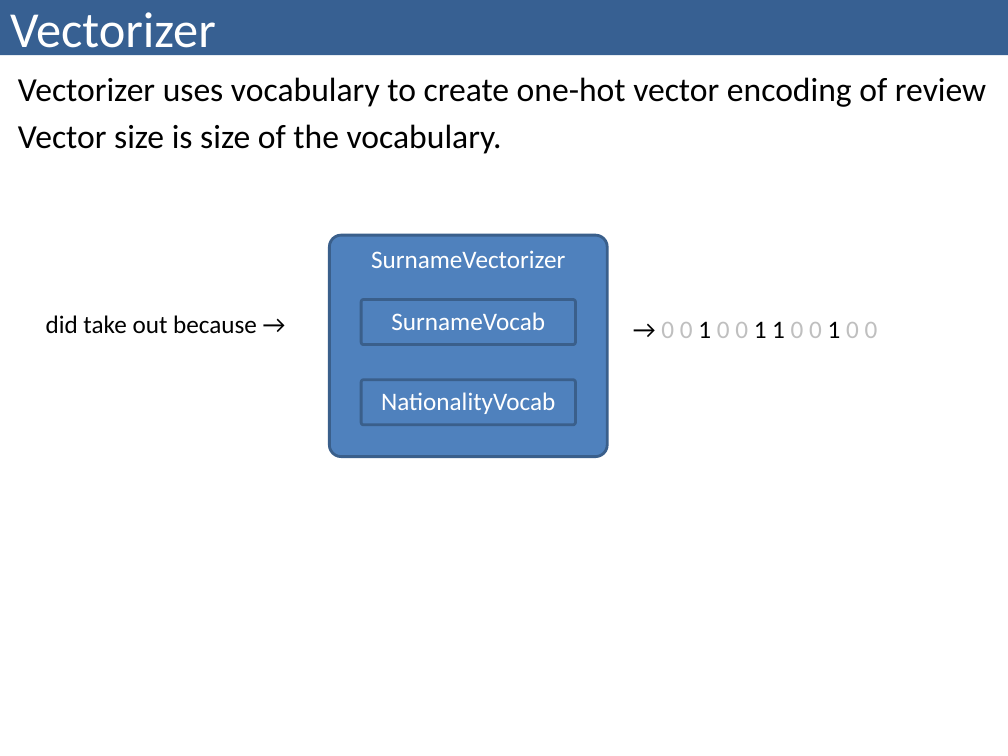
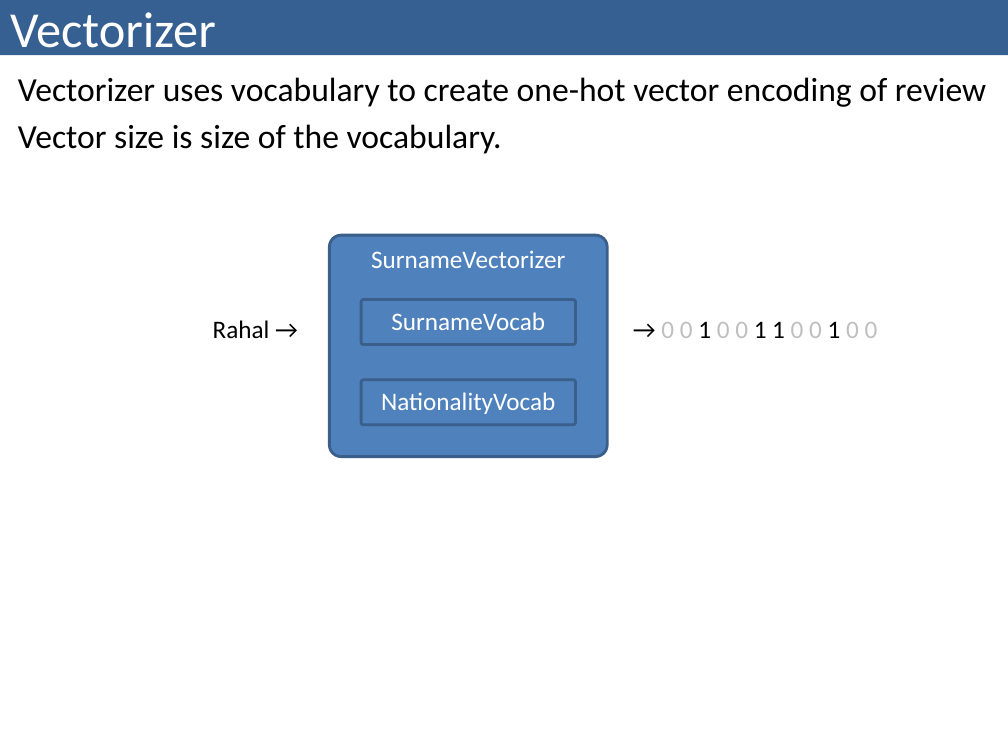
Before and after one commit to bzitko/nlp_repo, a slide deck: slide 6 of slides/nlp p03 feed forward networks/nlp p03.3 surname classification mlp.pptx. Drawn at 1008x756 pixels with LibreOffice and Linux fonts; fonts in the diff are those of the drawing. Boxes give left, top, right and bottom in pixels: in the first picture for what was removed or moved away, otherwise in the second. Text is boxed around its words. In the diff, an @@ line names an element or a change of style, - is before the commit and + after.

```diff
--- a/slides/nlp p03 feed forward networks/nlp p03.3 surname classification mlp.pptx
+++ b/slides/nlp p03 feed forward networks/nlp p03.3 surname classification mlp.pptx
@@ text at (x1=213, y1=320, x2=270, y2=338): text changed @@
-did take out because →
+Rahal →
```
Also in this commit, not shown: 2 other slides changed, 2 other files.
